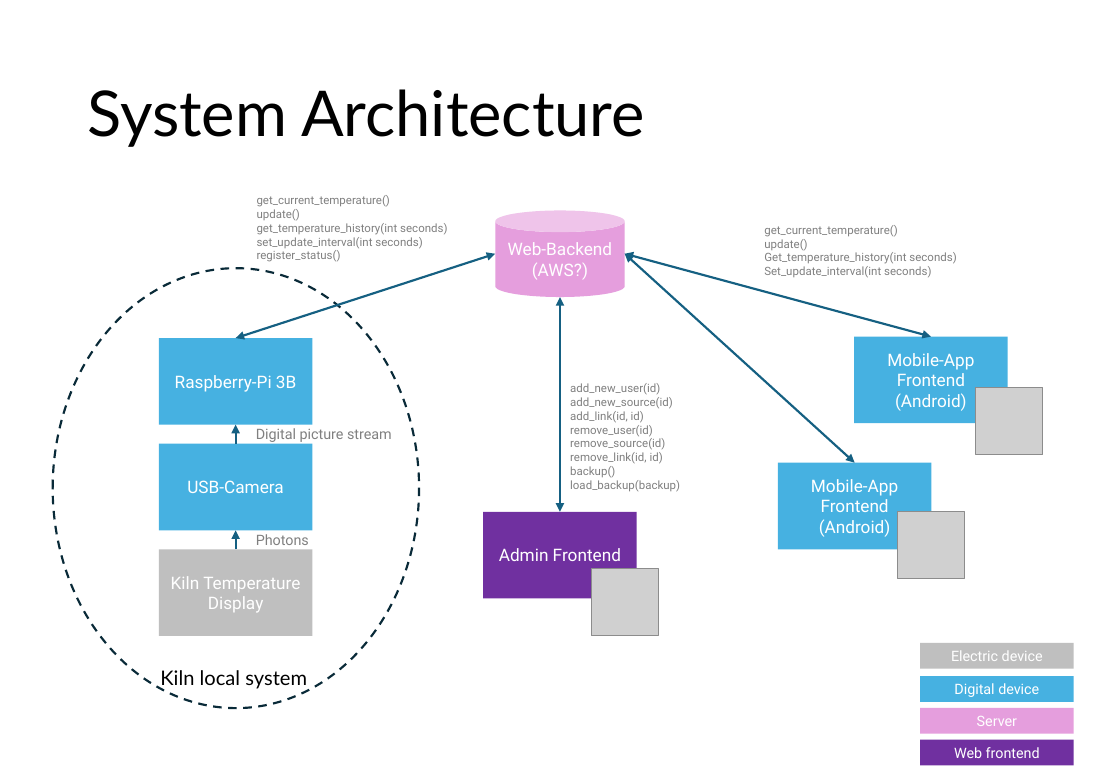
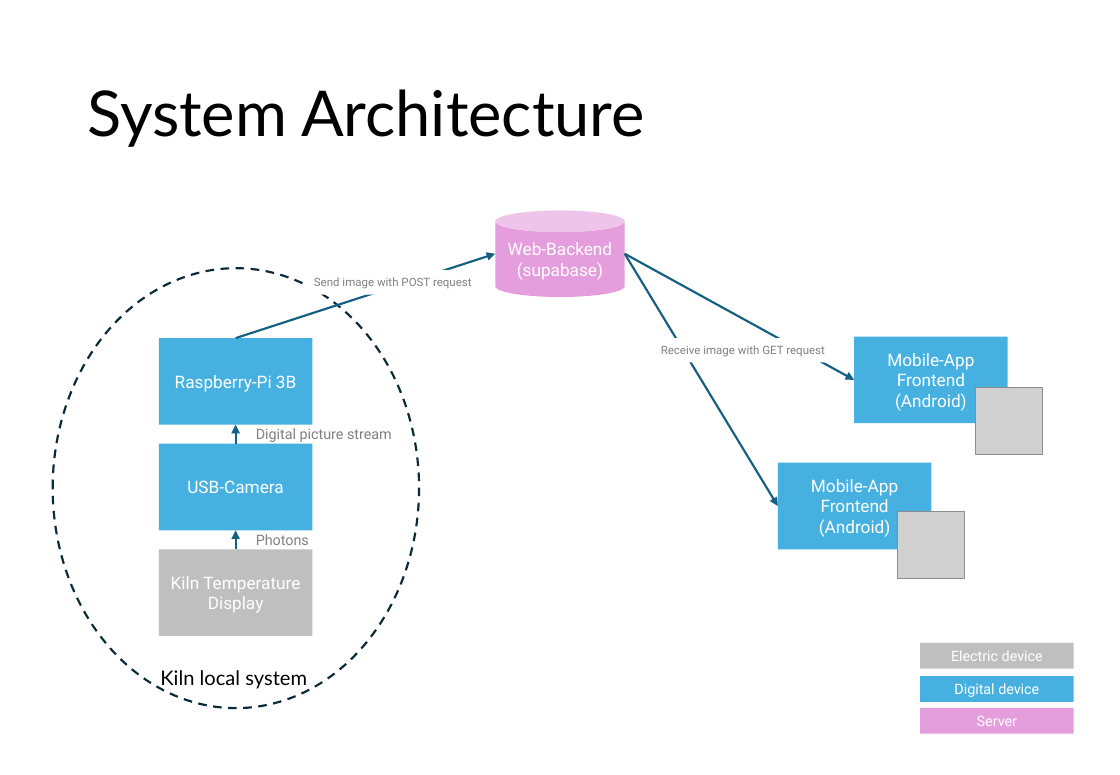
Before and after one commit to MartinRuchti/MyKilnBuddy, a slide deck: slide 2 of MyKilnBuddy_Architecture.pptx. Drawn at 1120x775 pixels with LibreOffice and Linux fonts; fonts in the diff are those of the drawing; grey boxes stand for pictures. Boxes give left, top, right and bottom in pixels: in the first picture for what was removed or moved away, otherwise in the second. Text is boxed around its words. In the diff, an @@ line names an element or a change of style, - is before the commit and + after.

Commit message:
Updated Architecture Diagrams
Updated pptx to reflect the current version of the system

```diff
--- a/MyKilnBuddy_Architecture.pptx
+++ b/MyKilnBuddy_Architecture.pptx
@@ text removed at <box>764,225,956,278</box> @@
-get_current_temperature()
-update()
-Get_temperature_history(int seconds)
-Set_update_interval(int seconds)
@@ double arrow (236, 338) - (495, 254): double arrow to arrow @@
@@ text in cylinder at <box>508,242,612,280</box>: text changed @@
-Web-Backend (AWS?)
+Web-Backend (supabase)
@@ double arrow moved from (625, 254) - (855, 463) to (625, 254) - (854, 381) @@
@@ double arrow (625, 254) - (854, 381): double arrow to arrow @@
@@ double arrow moved from (561, 298) - (561, 512) to (625, 254) - (778, 507) @@
@@ double arrow (625, 254) - (778, 507): double arrow to arrow @@
@@ double arrow removed from (625, 254) to (931, 337) @@
@@ text at <box>314,277,472,289</box>: text changed @@
-get_current_temperature()
-update()
-get_temperature_history(int seconds)
-set_update_interval(int seconds)
-register_status()
+Send image with POST request
@@ text added at <box>661,345,825,357</box>, 8 pt, text #808080 @@
+Receive image with GET request
@@ text removed at <box>570,383,680,492</box> @@
-add_new_user(id)
-add_new_source(id)
-add_link(id, id)
-remove_user(id)
-remove_source(id)
-remove_link(id, id)
-backup()
-load_backup(backup)
@@ rectangle removed at <box>483,512,637,599</box> @@
-Admin Frontend
@@ picture removed at <box>592,569,659,636</box> @@
@@ rectangle removed at <box>920,740,1074,766</box> @@
-Web frontend
```
Also in this commit, not shown: 2 other slides changed, 1 slide removed.
